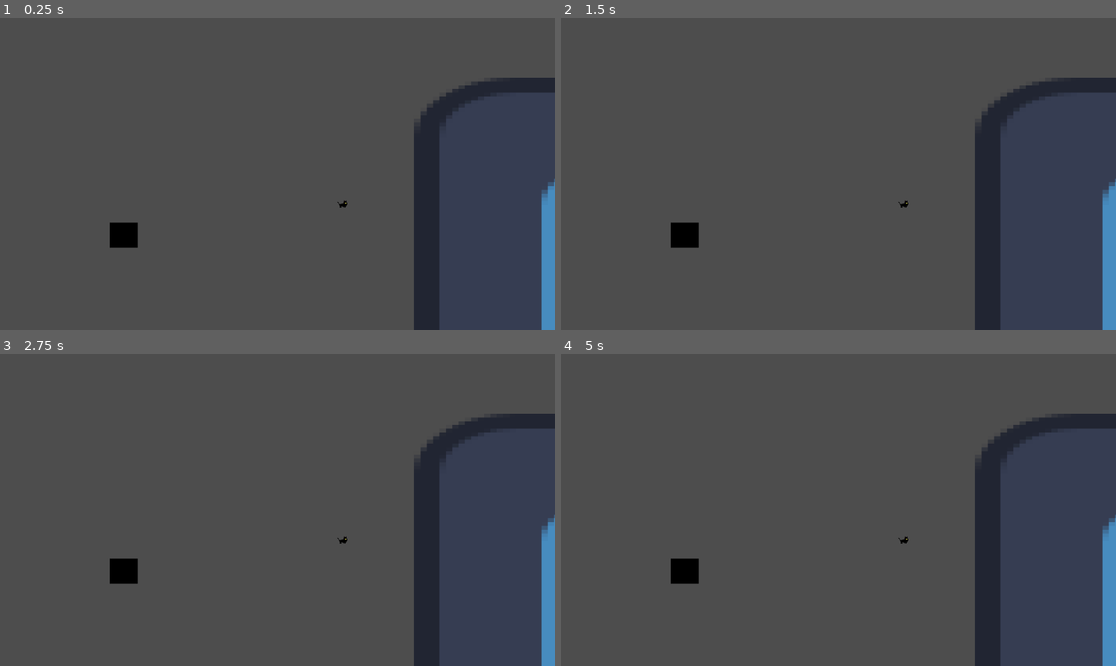
Above: before the commit, frames 1-4 (two rows, left to right).
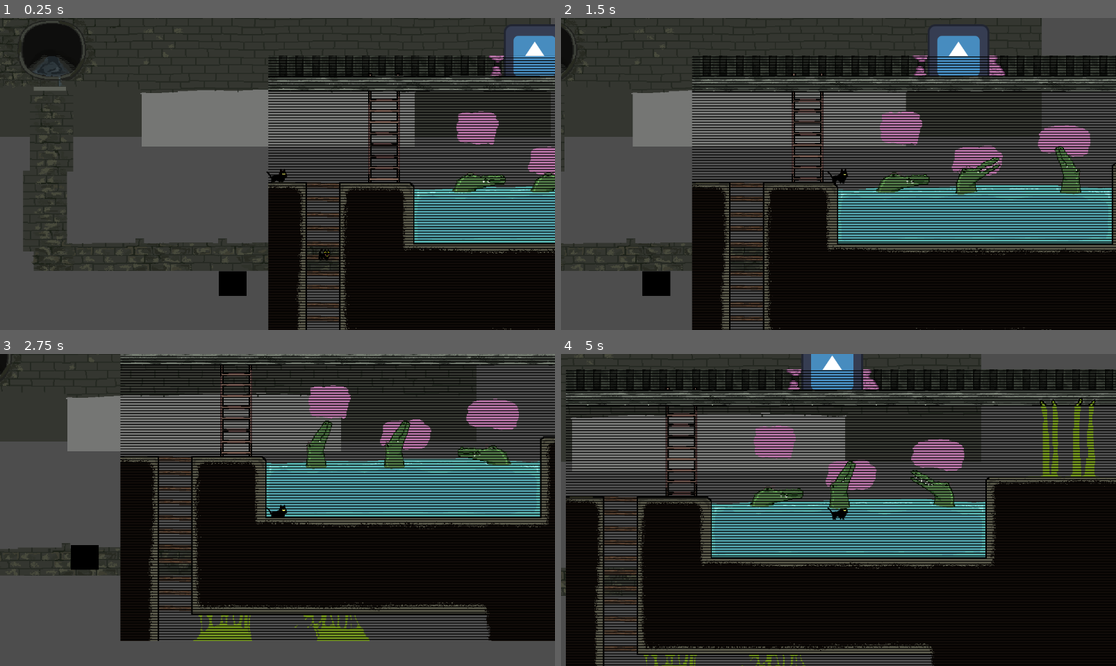
Above: after the commit, the same moments.

Repository: MstrMinecrafter/CSC486B-Prototype
Game: Godot game, scene res://root.tscn
Two runs of this game, one before a commit and one after it. Both use one fixed random seed, a clock stepped at 60 frames per second and the inputs below. The engine's default icon, where the game draws it, is replaced by a stand-in: a white triangle on a blue panel in a dark square.
Inputs:
- Up to frame 1 (0.25 s): no input
- Up to frame 2 (1.5 s): tap Enter (ui_accept) at 0.5, 0.77 s; hold Right (ui_right) from 0.53 s (still down)
- Up to frame 3 (2.75 s): tap Enter (ui_accept) at 1.52 s; release Right (ui_right) at 2.03 s; hold Left (ui_left) from 2.03 s (still down)
- Up to frame 4 (5 s): release Left (ui_left) at 2.78 s; hold Right (ui_right) 2.78-4.28 s; tap Enter (ui_accept) at 3.02, 3.77, 4.52 s; hold Left (ui_left) from 4.28 s (still down)

The runs differ from the first frame. In frame 1, 69% of the frame differs, in the area x 0-100%, y 0-100%; in frame 2, 75%; in frame 3, 69%; in frame 4, 83%.

Commit message:
Fixed levels from root and added collisions to sewer level

Diff:
--- a/csc-486b-prototype/02_Levels/sewer.tscn
+++ b/csc-486b-prototype/02_Levels/sewer.tscn
@@ -339,9 +339,6 @@
 position = Vector2(21, 245)
 scale = Vector2(2, 2)
 
-[node name="Obstacle" parent="Foreground" unique_id=1817276322 instance=ExtResource("6_8icqo")]
-position = Vector2(1441, 685)
-
 [node name="Obstacle2" parent="Foreground" unique_id=921351730 instance=ExtResource("6_8icqo")]
 top_level = true
 position = Vector2(1394, 196)
@@ -415,3 +412,47 @@
 offset_bottom = 39.664883
 scale = Vector2(28.786642, 16.33687)
 metadata/_edit_lock_ = true
+
+[node name="Obstacle" parent="screencover" unique_id=1817276322 instance=ExtResource("6_8icqo")]
+position = Vector2(1.1811035, 18.240946)
+scale = Vector2(0.008000001, 0.19300002)
+
+[node name="Obstacle2" parent="screencover" unique_id=2038007764 instance=ExtResource("6_8icqo")]
+position = Vector2(7.8508635, 16.8943)
+scale = Vector2(0.015, 0.058)
+
+[node name="Obstacle3" parent="screencover" unique_id=517431098 instance=ExtResource("6_8icqo")]
+position = Vector2(18.862915, 24.912975)
+scale = Vector2(0.075, 0.07)
+
+[node name="Obstacle4" parent="screencover" unique_id=960215385 instance=ExtResource("6_8icqo")]
+position = Vector2(30.778166, 30.360775)
+scale = Vector2(0.015, 0.058)
+
+[node name="Obstacle5" parent="screencover" unique_id=62390259 instance=ExtResource("6_8icqo")]
+position = Vector2(6.9824057, 40.15457)
+scale = Vector2(0.135, 0.058)
+
+[node name="Obstacle6" parent="screencover" unique_id=244278624 instance=ExtResource("6_8icqo")]
+position = Vector2(40.435425, 14.751908)
+scale = Vector2(0.055, 0.083)
+
+[node name="Obstacle7" parent="screencover" unique_id=1945162619 instance=ExtResource("6_8icqo")]
+position = Vector2(-2.8138046, 8.079883)
+scale = Vector2(0.015, 0.928)
+
+[node name="Obstacle8" parent="screencover" unique_id=1959777956 instance=ExtResource("6_8icqo")]
+position = Vector2(-0.104215145, 2.6932943)
+scale = Vector2(0.04, 0.011)
+
+[node name="Obstacle9" parent="screencover" unique_id=587088211 instance=ExtResource("6_8icqo")]
+position = Vector2(39.532227, 2.8157165)
+scale = Vector2(0.165, 0.011)
+
+[node name="Obstacle10" parent="screencover" unique_id=1906359619 instance=ExtResource("6_8icqo")]
+position = Vector2(42.72815, 9.1816845)
+scale = Vector2(0.015, 0.928)
+
+[node name="Obstacle11" parent="screencover" unique_id=2129593132 instance=ExtResource("6_8icqo")]
+position = Vector2(20.63457, -8.508363)
+scale = Vector2(0.12, 0.053)
--- a/csc-486b-prototype/root.gd
+++ b/csc-486b-prototype/root.gd
@@ -12,6 +12,7 @@
 	add_level()
 
 func _physics_process(delta: float) -> void:
+	print("hello")
 	cur_level.update(delta)
 	cam.position = player.position
 
--- a/csc-486b-prototype/root.tscn
+++ b/csc-486b-prototype/root.tscn
@@ -1,11 +1,12 @@
 [gd_scene format=3 uid="uid://b6lownckhmt86"]
 
-[ext_resource type="Script" uid="uid://bc7uvf36u4nac" path="res://02_Levels/level.gd" id="1_pyidc"]
+[ext_resource type="Script" uid="uid://c1mtuyic5xntc" path="res://root.gd" id="1_pq8q7"]
+[ext_resource type="PackedScene" uid="uid://c4oqq3hlqoa12" path="res://02_Levels/sewer.tscn" id="2_28aoi"]
 [ext_resource type="PackedScene" uid="uid://cfa62kkiox2gm" path="res://02_Levels/Apartment.tscn" id="2_vvh5c"]
 
 [node name="Root" type="Node2D" unique_id=610993620]
-script = ExtResource("1_pyidc")
-
-[node name="Level2" parent="." unique_id=1407382396 instance=ExtResource("2_vvh5c")]
+script = ExtResource("1_pq8q7")
+bg_parallax = 2.0
+levels = Array[PackedScene]([ExtResource("2_28aoi"), ExtResource("2_vvh5c")])
 
 [node name="Camera2D" type="Camera2D" parent="." unique_id=43225071]
